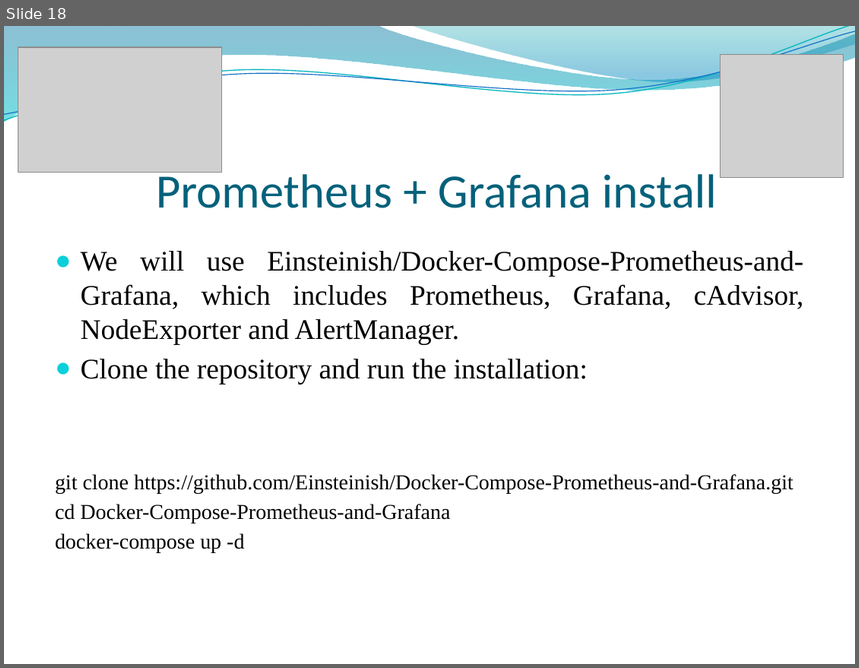
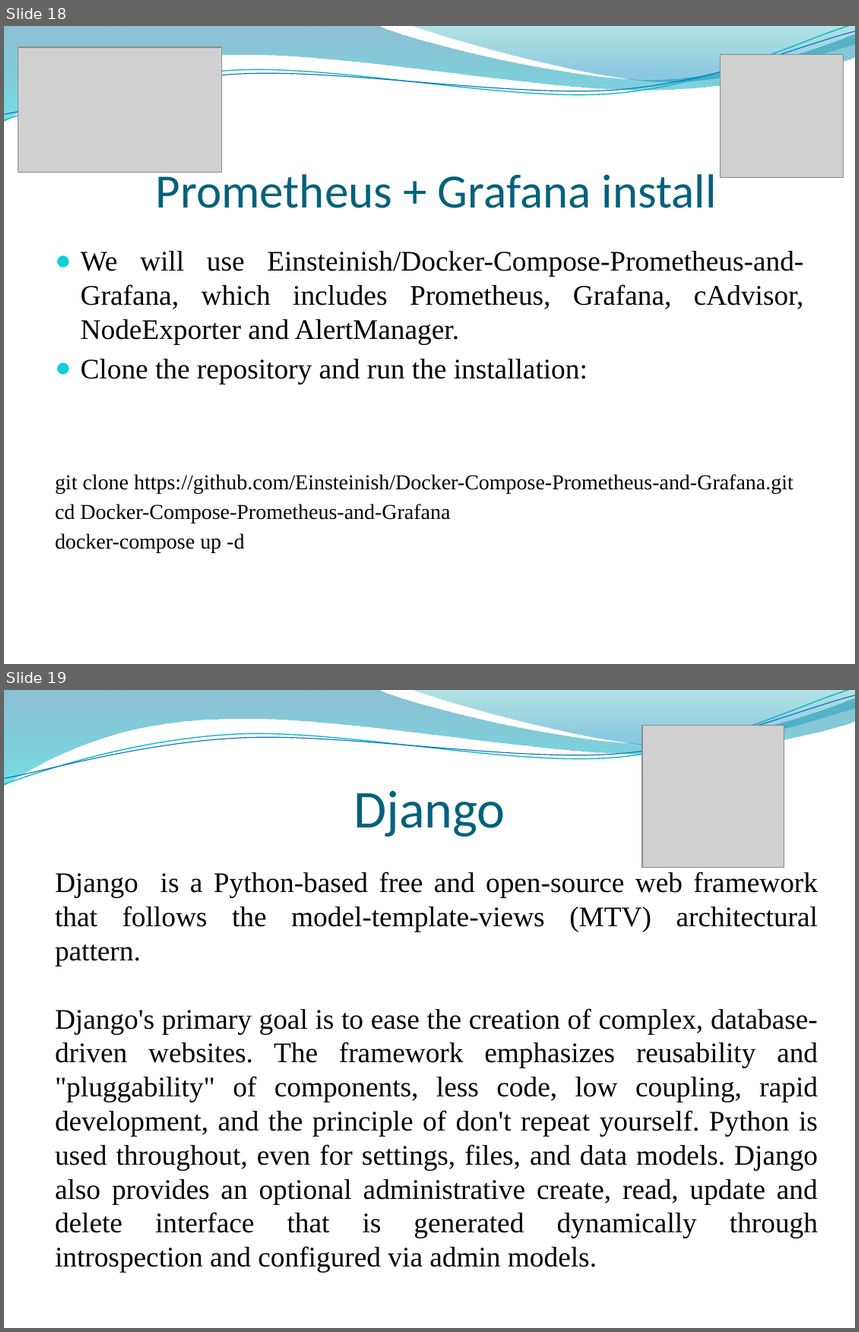
Before and after one commit to KozakAG/myProject, a slide deck: Andrii Kozak Final Task.pptx. Shown one above the other, each under a label of ours: slide 18 before the commit, slides 18 and 19 after it. The pictures are 859x668 and 859x1332 pixels, drawn with LibreOffice and Linux fonts; fonts in the diff are those of the drawing; grey boxes stand for pictures; background and template pictures are left out. Boxes give left, top, right and bottom in pixels: in the first picture for what was removed or moved away, otherwise in the second. Text is boxed around its words. In the diff, an @@ line names an element or a change of style, - is before the commit and + after.

```diff
--- a/Andrii Kozak Final Task.pptx
+++ b/Andrii Kozak Final Task.pptx
@@ slide 19 added at bbox=[4, 690, 855, 1328], background picture (left out); not listed: 4 template elements that a slide beside it also shows @@
@@ picture added at bbox=[642, 726, 785, 868] @@
@@ title added at bbox=[354, 791, 505, 837], 45 pt, text #04617B @@
+Django
@@ text added at bbox=[55, 872, 818, 1272], 24 pt, text #000000 @@
+Django is a Python-based free and open-source web framework that follows the model-template-views (MTV) architectural pattern.
+Django's primary goal is to ease the creation of complex, database-driven websites. The framework emphasizes reusability and "pluggability" of components, less code, low coupling, rapid development, and the principle of don't repeat yourself. Python is used throughout, even for settings, files, and data models. Django also provides an optional administrative create, read, update and delete interface that is generated dynamically through introspection and configured via admin models.
```
Also in this commit, not shown: 2 slides changed, 1 other slide added, 1 slide removed, 8 other files.
